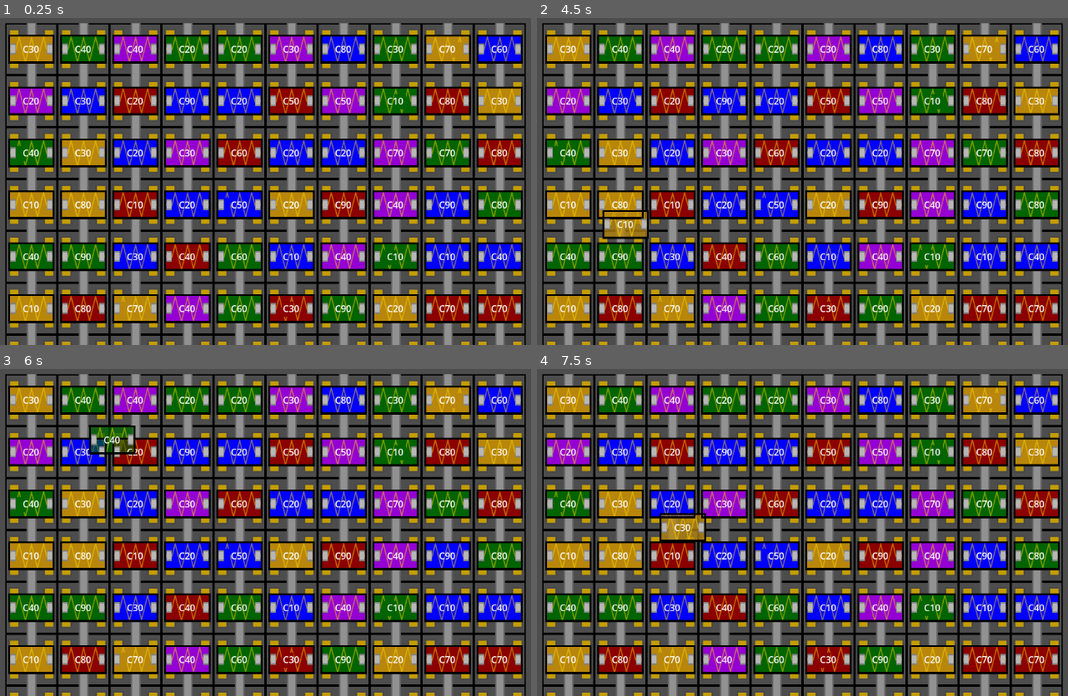
Above: before the commit, frames 1-4 (two rows, left to right).
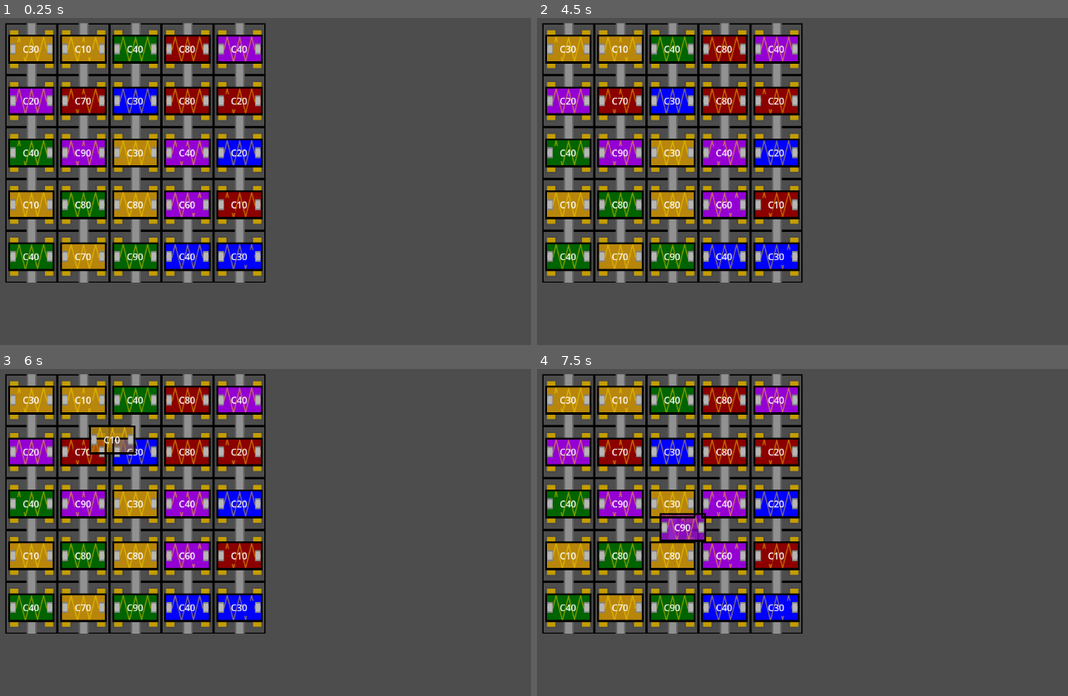
Above: after the commit, the same moments.

Repository: Herodegon/Piqtronics_TriangleGameJam2025
Game: Godot game, scene res://scenes/minigames/cryptofuse/fusebox.tscn
Same seed, same stepped clock (60 frames per second), same inputs: the game is played once before the commit and once after it. This scene is started directly instead of the project's main scene.
Inputs (mouse positions are in pixels of both pictures, inside the frame that each line leads up to):
- Up to frame 1 (0.25 s): no input
- Up to frame 2 (4.5 s): tap Enter at 0.5 s; drag from (542, 24) to (887, 76) at 0.52 s; drag from (542, 73) to (791, 233) at 1.27 s; move the mouse to (542, 125) at 2.02 s; click (542, 125) at 2.17 s; tap Space at 2.75 s; drag from (542, 178) to (621, 103) at 2.77 s; drag from (542, 230) to (855, 158) at 3.52 s; drag from (542, 282) to (722, 63) at 4.27 s
- Up to frame 3 (6 s): move the mouse to (5, 686) at 5.02 s; click (5, 686) at 5.17 s; tap Enter at 5.75 s; drag from (58, 375) to (153, 529) at 5.77 s
- Up to frame 4 (7.5 s): drag from (595, 424) to (887, 427) at 6.52 s; drag from (595, 476) to (791, 584) at 7.27 s

The runs differ from the first frame. In frame 1, 51% of the frame differs, in the area x 0-100%, y 1-100%; in frame 2, 51%; in frame 3, 51%; in frame 4, 51%.

Commit message:
restructured into fuse assembly

Diff:
--- a/the_lords_work/scenes/minigames/cryptofuse/box_slot.tscn
+++ b/the_lords_work/scenes/minigames/cryptofuse/box_slot.tscn
@@ -1,15 +1,24 @@
-[gd_scene load_steps=5 format=3 uid="uid://y5jnhtow66j7"]
+[gd_scene load_steps=4 format=3 uid="uid://y5jnhtow66j7"]
 
 [ext_resource type="Script" path="res://scripts/minigames/cryptofuse/box_slot.gd" id="1_p7ia6"]
 [ext_resource type="Texture2D" uid="uid://dec38d6aeruy6" path="res://assets/CryptoFuse/Fuses/slot.png" id="1_uyuud"]
-[ext_resource type="PackedScene" uid="uid://u6scxdctahjn" path="res://scenes/minigames/cryptofuse/Fuse.tscn" id="2_mu0ck"]
 [ext_resource type="Texture2D" uid="uid://dkhpb8aucet66" path="res://assets/CryptoFuse/Fuses/slot_empty.png" id="3_lqppj"]
 
 [node name="Box_Slot" type="Control"]
 layout_mode = 3
-anchors_preset = 0
+anchors_preset = 8
+anchor_left = 0.5
+anchor_top = 0.5
+anchor_right = 0.5
+anchor_bottom = 0.5
+offset_left = -576.0
+offset_top = -324.0
+offset_right = -576.0
+offset_bottom = -324.0
+grow_horizontal = 2
+grow_vertical = 2
+mouse_filter = 2
 script = ExtResource("1_p7ia6")
-fuse_scene = ExtResource("2_mu0ck")
 
 [node name="Slot" type="TextureRect" parent="."]
 layout_mode = 0
--- a/the_lords_work/scenes/minigames/cryptofuse/fuse.tscn
+++ b/the_lords_work/scenes/minigames/cryptofuse/fuse.tscn
@@ -7,16 +7,23 @@
 
 [node name="Fuse" type="Control"]
 layout_mode = 3
-anchors_preset = 0
-offset_left = 5.0
-offset_top = 20.0
-offset_right = 5.0
-offset_bottom = 20.0
-mouse_filter = 1
+anchors_preset = 8
+anchor_left = 0.5
+anchor_top = 0.5
+anchor_right = 0.5
+anchor_bottom = 0.5
+offset_left = -576.0
+offset_top = -324.0
+offset_right = -576.0
+offset_bottom = -324.0
+grow_horizontal = 2
+grow_vertical = 2
+mouse_filter = 2
 script = ExtResource("1_wph1i")
 
 [node name="Type_text" type="Label" parent="."]
 z_index = 4
+layout_mode = 0
 offset_left = 25.0
 offset_top = 13.0
 offset_right = 65.0
@@ -26,15 +33,18 @@
 [node name="Pins" type="TextureRect" parent="."]
 z_index = 4
 y_sort_enabled = true
+layout_mode = 0
 texture = ExtResource("4_te2v4")
 
 [node name="CoverBorder" type="TextureRect" parent="."]
 z_index = 4
+layout_mode = 0
 texture = ExtResource("5_b7kxy")
 
 [node name="Cover" type="ColorRect" parent="."]
 z_index = 3
 y_sort_enabled = true
+layout_mode = 0
 offset_right = 80.0
 offset_bottom = 50.0
 color = Color(0.14902, 0.282353, 1, 0.666667)
@@ -46,19 +56,20 @@
 anchors_preset = 4
 anchor_top = 0.5
 anchor_bottom = 0.5
-offset_left = 50.0
 offset_top = 13.0
-offset_right = 70.0
+offset_right = 20.0
 offset_bottom = 39.0
 grow_vertical = 2
 color = Color(0.14902, 0.282353, 1, 1)
 
 [node name="WireGood" type="TextureRect" parent="."]
 z_index = 1
+layout_mode = 0
 texture = ExtResource("3_rggvk")
 
 [node name="Backplate" type="ColorRect" parent="."]
 y_sort_enabled = true
+layout_mode = 0
 offset_right = 80.0
 offset_bottom = 50.0
 color = Color(0.14902, 0.282353, 1, 1)
--- /dev/null
+++ b/the_lords_work/scenes/minigames/cryptofuse/fuse_assembly.tscn
@@ -0,0 +1,35 @@
+[gd_scene load_steps=4 format=3 uid="uid://8cdtokb3t8wb"]
+
+[ext_resource type="Script" path="res://scripts/minigames/cryptofuse/Fuse Assembly.gd" id="1_v5jx5"]
+[ext_resource type="PackedScene" uid="uid://y5jnhtow66j7" path="res://scenes/minigames/cryptofuse/box_slot.tscn" id="2_nluwv"]
+[ext_resource type="PackedScene" uid="uid://u6scxdctahjn" path="res://scenes/minigames/cryptofuse/Fuse.tscn" id="2_vatdl"]
+
+[node name="Fuse Assembly" type="Control"]
+layout_mode = 3
+anchors_preset = 8
+anchor_left = 0.5
+anchor_top = 0.5
+anchor_right = 0.5
+anchor_bottom = 0.5
+offset_left = -576.0
+offset_top = -324.0
+offset_right = -576.0
+offset_bottom = -324.0
+grow_horizontal = 2
+grow_vertical = 2
+script = ExtResource("1_v5jx5")
+fuse_scene = ExtResource("2_vatdl")
+
+[node name="Box_Slot" parent="." instance=ExtResource("2_nluwv")]
+layout_mode = 0
+anchors_preset = 0
+anchor_left = 0.0
+anchor_top = 0.0
+anchor_right = 0.0
+anchor_bottom = 0.0
+offset_left = 0.0
+offset_top = 0.0
+offset_right = 0.0
+offset_bottom = 0.0
+grow_horizontal = 1
+grow_vertical = 1
--- a/the_lords_work/scenes/minigames/cryptofuse/fusebox.tscn
+++ b/the_lords_work/scenes/minigames/cryptofuse/fusebox.tscn
@@ -1,16 +1,18 @@
-[gd_scene load_steps=5 format=3 uid="uid://8ogowi8iodp6"]
+[gd_scene load_steps=3 format=3 uid="uid://8ogowi8iodp6"]
 
 [ext_resource type="Script" path="res://scripts/minigames/cryptofuse/fusebox.gd" id="1_l2pu5"]
-[ext_resource type="PackedScene" uid="uid://y5jnhtow66j7" path="res://scenes/minigames/cryptofuse/box_slot.tscn" id="2_ajw8j"]
-[ext_resource type="PackedScene" uid="uid://ocpqcidrh1nd" path="res://scenes/minigames/cryptofuse/toolbox_slot.tscn" id="3_qwcv2"]
-[ext_resource type="PackedScene" uid="uid://u6scxdctahjn" path="res://scenes/minigames/cryptofuse/Fuse.tscn" id="4_7knju"]
+[ext_resource type="PackedScene" uid="uid://8cdtokb3t8wb" path="res://scenes/minigames/cryptofuse/fuse_assembly.tscn" id="2_5unip"]
 
-[node name="Fusebox" type="Control" groups=["box_fuses", "box_slots", "toolbox_fuses", "toolbox_slots"]]
+[node name="Fusebox" type="Control" groups=["box_assemblies", "box_fuses", "box_slots", "toolbox_assemblies", "toolbox_fuses", "toolbox_slots"]]
 layout_mode = 3
 anchors_preset = 0
+mouse_filter = 1
 script = ExtResource("1_l2pu5")
-box_slot_scene = ExtResource("2_ajw8j")
-toolbox_slot_scene = ExtResource("3_qwcv2")
+fuse_assembly_scene = ExtResource("2_5unip")
 fusebox_pos = Vector2(90, 90)
 toolbox_pos = Vector2(1200, 270)
-fuse_scene = ExtResource("4_7knju")
+
+[node name="Problems" type="Label" parent="."]
+layout_mode = 0
+offset_right = 40.0
+offset_bottom = 23.0
--- /dev/null
+++ b/the_lords_work/scripts/minigames/cryptofuse/Fuse Assembly.gd
@@ -0,0 +1,110 @@
+extends Control
+var fuse: Control
+var slot: Control
+var has_contacts: bool
+var has_fuse: bool
+var fuse_color: Color
+var fuse_type: int
+@export var fuse_scene: PackedScene
+
+
+
+func set_fuse_type(c: Color, t: int):
+	fuse_color = c
+	fuse_type = t
+
+func add_fuse(f):
+	self.mouse_default_cursor_shape = Control.CURSOR_POINTING_HAND
+	fuse = f
+	fuse.set_anchors_preset(Control.PRESET_CENTER)
+	fuse.position = Vector2(5,20)
+	fuse.mouse_filter = Control.MOUSE_FILTER_IGNORE
+	fuse.z_index = 0
+	has_fuse = true
+	add_child(f)
+	#f.reparent(self)
+
+func remove_fuse():
+	self.mouse_default_cursor_shape = Control.CURSOR_CAN_DROP
+	has_fuse = false
+	remove_child(fuse)
+
+func generate_random_fuse(state: int):
+	fuse = fuse_scene.instantiate()
+	fuse.randomize(state)
+	add_fuse(fuse)
+	set_fuse_type(fuse.cover_color, fuse.type)
+	return fuse
+
+func generate_fuse(c: Color, t: int, s: int):
+	fuse = fuse_scene.instantiate()
+	fuse.set_color(c)
+	fuse.set_type(t)
+	fuse.set_state(s)
+	add_fuse(fuse)
+	set_fuse_type(c, t)
+	return fuse
+
+func generate_slot(hc: bool):
+	slot = $Box_Slot
+	slot.set_anchors_preset(Control.PRESET_CENTER)
+	slot.set_contacts(hc)
+
+func spawn_random(hc: bool, s: int):
+	generate_slot(hc)
+	generate_random_fuse(s)
+
+func spawn_fixed(pos: Vector2, c: Color, t: int, s: int, hc: bool):
+	self.position = pos
+	generate_slot(hc)
+	generate_fuse(c, t, s)
+
+func spawn_no_fuse(hc: bool):
+	generate_slot(hc)
+	self.mouse_default_cursor_shape = Control.CURSOR_CAN_DROP
+
+func _get_drag_data(_at_position):
+	if not has_fuse:
+		return
+
+	print("dragging")
+	var preview: Control = fuse_scene.instantiate()
+	preview.set_color(fuse.cover_color)
+	preview.set_type(fuse.type)
+	preview.set_break_pos(fuse.break_pos)
+	preview.set_state(fuse.good)
+	set_drag_preview(preview)
+	return fuse
+
+# func _gui_input(event):
+# 	if event is InputEventMouseButton and event.pressed:
+# 		print("Clicked on Slot!")
+
+func _can_drop_data(_at_position, data):
+	if has_fuse:
+		return false
+	if slot.has_contacts:
+		return data.cover_color == fuse_color and data.type == fuse_type
+	return true
+
+func _drop_data(_at_position, data):
+	print("Dropping")
+	has_fuse = true
+	var parent_slot = data.get_parent()
+	parent_slot.remove_fuse()
+	add_fuse(data)
+
+func _gui_input(event):
+	if event is InputEventMouseButton and event.pressed:
+		print("Click detected at: ", event.position)
+		print("Fuse Assembly size: ", size)
+
+
+func _ready():
+	mouse_filter = Control.MOUSE_FILTER_STOP
+	slot.mouse_filter = Control.MOUSE_FILTER_IGNORE
+
+# func _gui_input(event):
+# 	if event is InputEventMouseButton and event.pressed and event.button_index == MOUSE_BUTTON_LEFT:
+# 		print("Mouse clicked on slot")
+# 		set_drag_preview(_get_drag_data(event.position))
--- a/the_lords_work/scripts/minigames/cryptofuse/Fuse.gd
+++ b/the_lords_work/scripts/minigames/cryptofuse/Fuse.gd
@@ -1,3 +1,4 @@
+
 extends Control
 
 @export var cover_color: Color
@@ -34,6 +35,7 @@
 
 
 func randomize(s: int):
+	z_index = 100  # Bring Fuse above everything else
 	var colors = [Color.BLUE, Color.DARK_GREEN, Color.DARK_RED, Color.DARK_VIOLET, Color.DARK_GOLDENROD]
 	var color_choice = colors[randi() % colors.size()]
 	set_color(color_choice)
@@ -53,8 +55,5 @@
 		set_state(randi() % 2)
 	else:
 		set_state(s)
-
-
-# Called when the node enters the scene tree for the first time.
 func _ready():
-	pass
+	mouse_filter = Control.MOUSE_FILTER_IGNORE
--- a/the_lords_work/scripts/minigames/cryptofuse/box_slot.gd
+++ b/the_lords_work/scripts/minigames/cryptofuse/box_slot.gd
@@ -1,10 +1,5 @@
 extends Control
-var fuse: Control
 var has_contacts: bool
-var has_fuse: bool
-var fuse_color: Color
-var fuse_type: int
-@export var fuse_scene: PackedScene
 
 func set_contacts(c: bool):
 	has_contacts = c
@@ -13,62 +8,8 @@
 	else:
 		$Contacts.visible = false
 
-func set_fuse_type(c: Color, t: int):
-	fuse_color = c
-	fuse_type = t
-
-
-func add_fuse(f):
-	fuse = f
-	has_fuse = true
-	add_child(f)
-	f.reparent(self)
-
-func remove_fuse():
-	has_fuse = false
-	remove_child(fuse)
-
-func _get_drag_data(_at_position):
-	if not has_fuse:
-		return
-
-	print("dragging")
-	var preview = fuse_scene.instantiate()
-	preview.set_color(fuse.cover_color)
-	preview.set_type(fuse.type)
-	preview.set_break_pos(fuse.break_pos)
-	preview.set_state(fuse.good)
-	set_drag_preview(preview)
-	return fuse
-
-
-func _can_drop_data(_at_position, data):
-	print("Checking can drop")
-	if has_fuse:
-		return false
-	if has_contacts:
-		return data.cover_color == fuse_color and data.type == fuse_type
-	return true
-
-func _drop_data(_at_position, data):
-	print("Dropping")
-	has_fuse = true
-	var parent_slot = data.get_parent()
-	parent_slot.remove_fuse()
-	add_fuse(data)
-
-
-
-func spawn(hc: bool, pos: Vector2):
-	has_fuse = false
-
+func spawn(hc: bool):
 	set_contacts(hc)
-	self.position = pos
 
 func _ready():
-	mouse_filter = Control.MOUSE_FILTER_STOP
-
-# func _gui_input(event):
-# 	if event is InputEventMouseButton and event.pressed and event.button_index == MOUSE_BUTTON_LEFT:
-# 		print("Mouse clicked on slot")
-# 		set_drag_preview(_get_drag_data(event.position))
+	mouse_filter = Control.MOUSE_FILTER_IGNORE
--- a/the_lords_work/scripts/minigames/cryptofuse/fusebox.gd
+++ b/the_lords_work/scripts/minigames/cryptofuse/fusebox.gd
@@ -1,9 +1,7 @@
 extends Control
-@export var box_slot_scene: PackedScene
-@export var toolbox_slot_scene: PackedScene
+@export var fuse_assembly_scene: PackedScene
 @export var fusebox_pos: Vector2
 @export var toolbox_pos: Vector2
-@export var fuse_scene: PackedScene
 # color, type
 var broken_fuses = []
 
@@ -31,25 +29,16 @@
 	var fuse_num = 0
 	for x in range(x_spawn):
 		for y in range(y_spawn):
-			var slot = box_slot_scene.instantiate()
-			slot.spawn(1, cur_spawn_pos)
-			slot.add_to_group("box_slots")
-			add_child(slot)
-
-			var fuse = fuse_scene.instantiate()
-
-			fuse.randomize(is_fuse_good[fuse_num])
+			var assembly: Control = fuse_assembly_scene.instantiate()
+			assembly.generate_slot(true)
+			assembly.position = cur_spawn_pos
+			var fuse: Control = assembly.generate_random_fuse(is_fuse_good[fuse_num])
 			if not fuse.good:
 				broken_fuses.append([fuse.cover_color, fuse.type])
-
-			fuse.add_to_group("box_fuses")
-			slot.set_fuse_type(fuse.cover_color, fuse.type)
-			slot.add_fuse(fuse)
-
-
+			assembly.add_to_group("box_assemblies")
+			add_child(assembly)
 
 			fuse_num += 1
-
 			cur_spawn_pos.y += 90
 
 		cur_spawn_pos.x += 90
@@ -92,26 +81,19 @@
 	var fuse_num = 0
 	for x in range(x_spawn):
 		for y in range(y_spawn):
-			var slot = box_slot_scene.instantiate()
-			slot.spawn(0, cur_spawn_pos)
-			slot.add_to_group("toolbox_slots")
-			add_child(slot)
-
+			var assembly: Control = fuse_assembly_scene.instantiate()
+			assembly.generate_slot(0)
+			assembly.position = cur_spawn_pos
 			if is_fuse_real[fuse_num]:
-
-				var fuse = fuse_scene.instantiate()
-				fuse.randomize(1)
 				if is_fuse_fixer[fuse_num]:
 					var fuse_index = randi() % broken_fuses.size()
 					var fuse_params = broken_fuses.pop_at(fuse_index)
-					fuse.set_color(fuse_params[0])
-					fuse.set_type(fuse_params[1])
-					fuse.set_state(1)
+					assembly.generate_fuse(fuse_params[0], fuse_params[1], 1)
+				else:
+					assembly.generate_random_fuse(1)
 
-
-				fuse.add_to_group("toolbox_fuses")
-				slot.set_fuse_type(fuse.cover_color, fuse.type)
-				slot.add_fuse(fuse)
+			assembly.add_to_group("toolbox_assemblies")
+			add_child(assembly)
 
 			fuse_num += 1
 
@@ -121,11 +103,8 @@
 		cur_spawn_pos.y = start_pos.y
 	print(broken_fuses)
 
+
 func _ready():
-	spawn_box_fuses(fusebox_pos, 10, 10,10)
+
+	spawn_box_fuses(fusebox_pos, 10, 5, 5)
 	spawn_toolbox_fuses(toolbox_pos, 15, 10, 5, 5)
-
-
-# Called every frame. 'delta' is the elapsed time since the previous frame.
-func _process(delta):
-	pass
